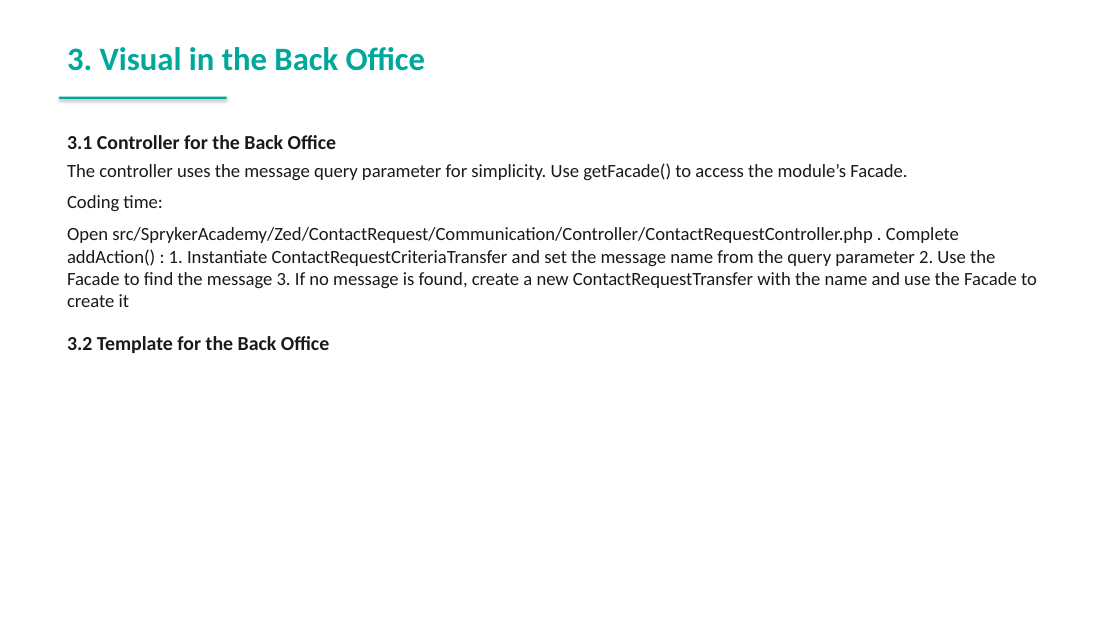
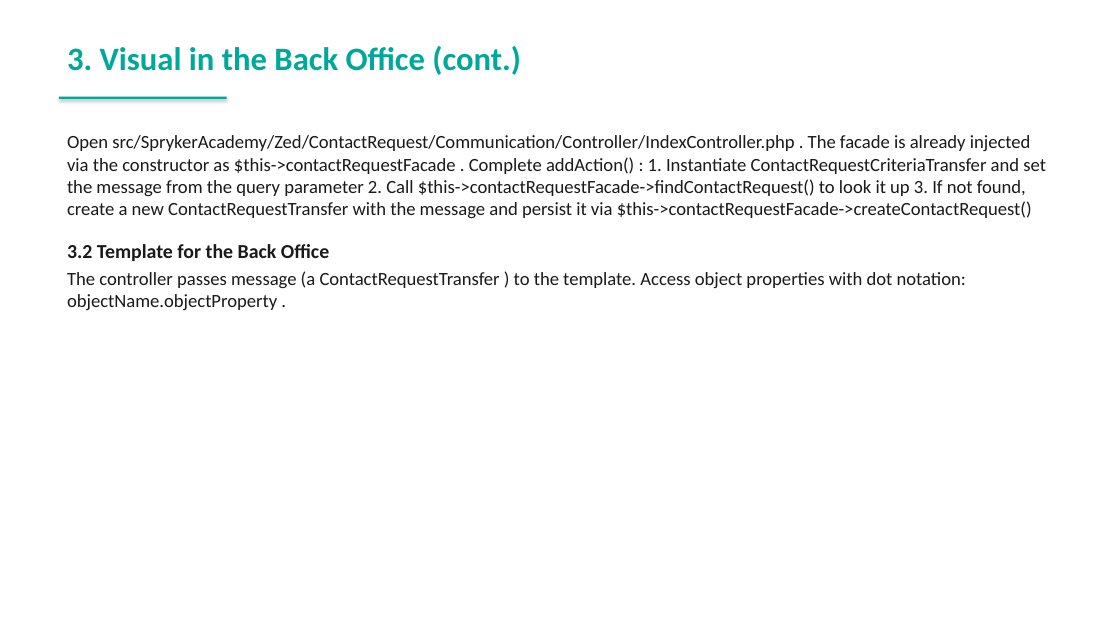
Before and after one commit to spryker-academy/instructor-exercises, a slide deck: slide 108 of guides-pptx/spryker-academy-fundamental.pptx (slide 107 before the commit). Drawn at 1120x630 pixels with LibreOffice and Linux fonts; fonts in the diff are those of the drawing. Boxes give left, top, right and bottom in pixels: in the first picture for what was removed or moved away, otherwise in the second. Text is boxed around its words. In the diff, an @@ line names an element or a change of style, - is before the commit and + after.

Commit message:
fix: regenerate PowerPoint guides from updated HTML
- Synced spryker-academy-fundamental.pptx with HTML guides
- Synced spryker-academy-professional.pptx with HTML guides

```diff
--- a/guides-pptx/spryker-academy-fundamental.pptx
+++ b/guides-pptx/spryker-academy-fundamental.pptx
@@ text at (x1=67, y1=46, x2=521, y2=75): text changed @@
-3. Visual in the Back Office
+3. Visual in the Back Office (cont.)
@@ text at (x1=67, y1=135, x2=1046, y2=218): text changed @@
-3.1 Controller for the Back Office
-The controller uses the message query parameter for simplicity. Use getFacade() to access the module’s Facade.
-Coding time:
-Open src/SprykerAcademy/Zed/ContactRequest/Communication/Controller/ContactRequestController.php . Complete addAction() : 1. Instantiate ContactRequestCriteriaTransfer and set the message name from the query parameter 2. Use the Facade to find the message 3. If no message is found, create a new ContactRequestTransfer with the name and use the Facade to create it
+Open src/SprykerAcademy/Zed/ContactRequest/Communication/Controller/IndexController.php . The facade is already injected via the constructor as $this->contactRequestFacade . Complete addAction() : 1. Instantiate ContactRequestCriteriaTransfer and set the message from the query parameter 2. Call $this->contactRequestFacade->findContactRequest() to look it up 3. If not found, create a new ContactRequestTransfer with the message and persist it via $this->contactRequestFacade->createContactRequest()
@@ text at (x1=67, y1=271, x2=966, y2=310): paragraph added @@
+The controller passes message (a ContactRequestTransfer ) to the template. Access object properties with dot notation: objectName.objectProperty .
```
Also in this commit, not shown: 9 other slides changed, 1 slide added, 1 other file.
